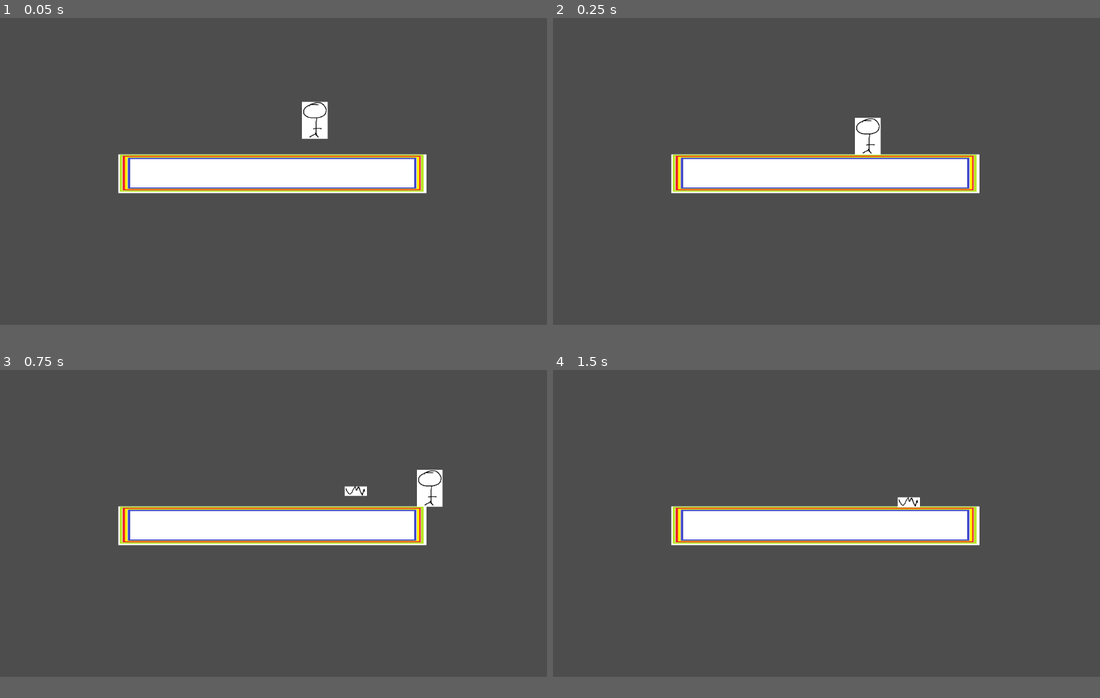
Above: before the commit, frames 1-4 (two rows, left to right).
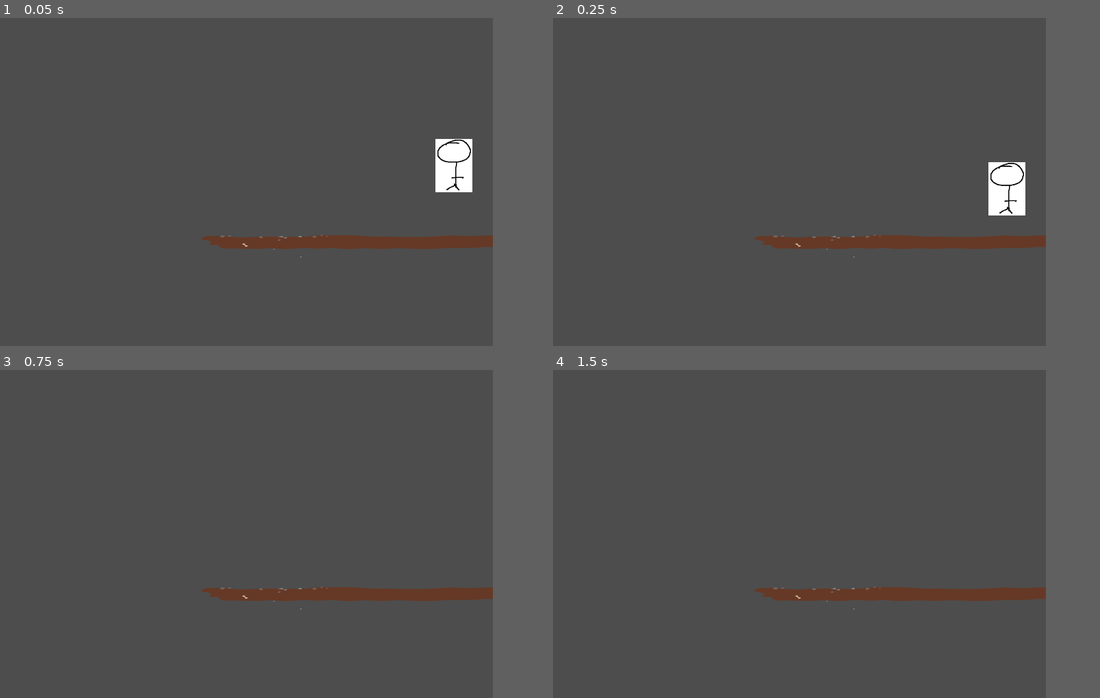
Above: after the commit, the same moments.

Repository: rosinetteStrauss/lvlup_2024
Game: Godot game, scene res://sandbox/sandbox.tscn
The game is run twice, just before and just after one commit, with the same random seed, the same clock (stepped at 60 frames per second) and the same inputs. The project has no main scene, so this scene is started directly.
Inputs:
- Up to frame 1 (0.05 s): no input
- Up to frame 2 (0.25 s): no input
- Up to frame 3 (0.75 s): tap Enter at 0.5 s; hold D (jec_right) from 0.53 s (still down); tap Q (jec_land_trap) at 0.6 s
- Up to frame 4 (1.5 s): keep holding D (jec_right); tap W (jec_jump) at 0.77 s; tap Space at 1.25 s; tap Q (jec_land_trap) at 1.35 s
In our replay, the window is 799x449 before the commit and 720x480 after it. These sizes can differ from the game's own. Grey fills any space a smaller window leaves; there, only what the larger window draws over its background counts as a difference.

The runs differ from the first frame. In frame 1, 10% of the frame differs, in the area x 21-91%, y 25-74%; in frame 2, 10%; in frame 3, 9.4%; in frame 4, 8.8%.

Commit message:
Add new sprite to ground_middle + try to change project settings for all for the windows size

Diff:
--- a/map_manager/map_manager.tscn
+++ b/map_manager/map_manager.tscn
@@ -1,6 +1,6 @@
 [gd_scene load_steps=3 format=3 uid="uid://mnpudgs7sid2"]
 
-[ext_resource type="Texture2D" uid="uid://c51kri1ieqbvp" path="res://sprites/placeholder/ground_horizontal.png" id="1_h0u1u"]
+[ext_resource type="Texture2D" uid="uid://blgepi040i4te" path="res://sprites/plateforme_centrale.png" id="1_gf7df"]
 
 [sub_resource type="RectangleShape2D" id="RectangleShape2D_p0fau"]
 size = Vector2(648, 80)
@@ -12,7 +12,7 @@
 [node name="Sprite2D" type="Sprite2D" parent="ground_middle"]
 position = Vector2(573.625, 328.875)
 scale = Vector2(0.999615, 0.541391)
-texture = ExtResource("1_h0u1u")
+texture = ExtResource("1_gf7df")
 metadata/_edit_group_ = true
 
 [node name="StaticBody2D" type="StaticBody2D" parent="ground_middle"]
--- a/project.godot
+++ b/project.godot
@@ -13,6 +13,12 @@
 config/name="eco_terror"
 config/features=PackedStringArray("4.2", "GL Compatibility")
 config/icon="res://icon.svg"
+
+[display]
+
+window/size/viewport_width=720
+window/size/viewport_height=480
+window/stretch/mode="canvas_items"
 
 [input]
 
Binary file added: sprites/plateforme_centrale.png
Not shown, added: sprites/plateforme_centrale.png.import
